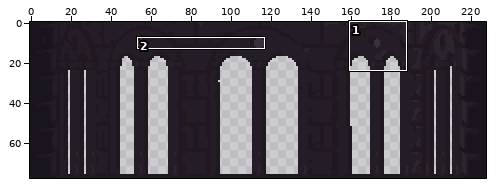
Two versions of one sprite sheet, GMTK-2024/sprites/towerTile/layers/650517e4-5408-4995-8187-1f7d81d5c028/aaebc800-bf0b-4107-882e-19bdd1d8f5be.png. The first picture is a wide view before the edit; the outline marks the close-up.
Close-up. Old version:
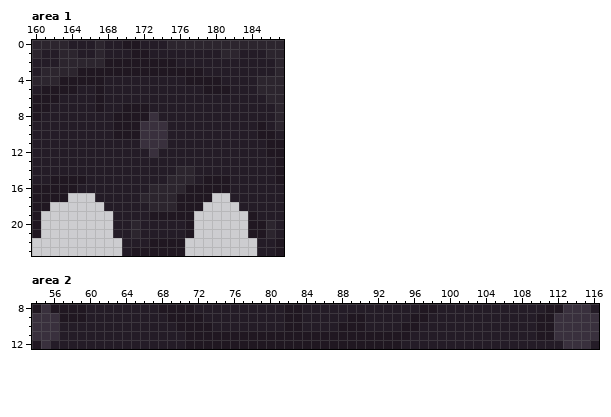
The file is 228x78 pixels. Colours within 5 levels of each other are drawn and written as one. Shown: area 1: x 160..187, y 0..23; area 2: x 54..116, y 8..12.
New version:
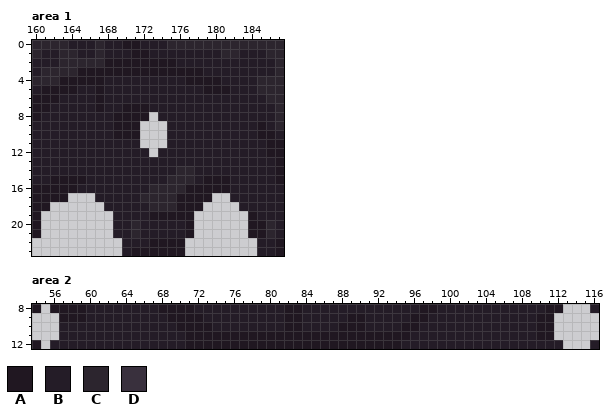
Palette (. is transparent): A #201721  B #241c27  C #2c252e  D #39303d
What changed:
Area 1:
y 8: x 173 D -> .
y 9..11: x 172..174 DDD -> ...
y 12: x 173 D -> .
Area 2:
y 8: x 55 D -> .; x 113..115 DDD -> ...
y 9..11: x 54..56 DDD -> ...; x 112..116 DDDDD -> .....
y 12: x 55 D -> .; x 113..115 DDD -> ...
